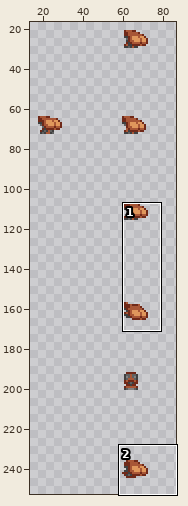
One commit to this sprite sheet: items/armors/other/explorer/chestf.png. The first picture is a wide view before the edit; the outline marks the close-up.
Close-up. Before the commit:
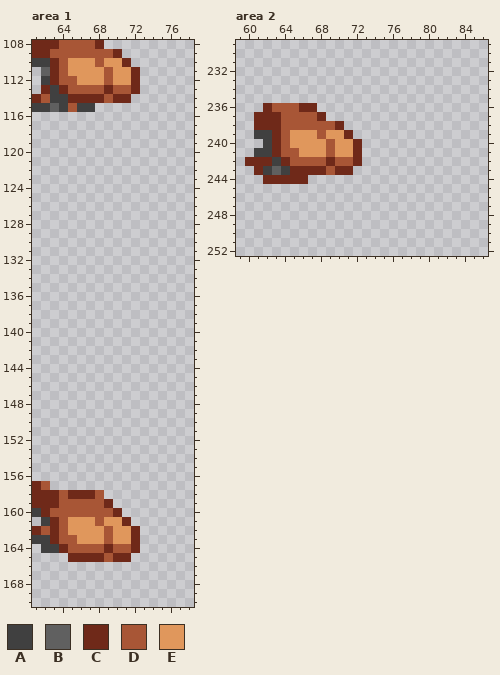
The file is 387x301 pixels. Shown: area 1: x 61..78, y 108..170; area 2: x 59..86, y 229..252. The wide view leaves out empty margins. The commit also changed other parts of the picture, which this record leaves out.
Palette (. is transparent): A #404040  B #606060  C #6f2919  D #a85636  E #e0975c
Pixels before, area 1, first column x 61:
108 CCCDDDDC....
109 CCDDDDDDDC..
110 AACDEEEDEEC.
111 .BCDEEEEDEEC
112 .ACDDEEEDEEC
113 .CACDDDDCDDC
114 CDAACCCCDCC.
115 AABADAA.....
116 ............
117 ............
118 ............
119 ............
120 ............
121 ............
122 ............
123 ............
124 ............
125 ............
126 ............
127 ............
128 ............
129 ............
130 ............
131 ............
132 ............
133 ............
134 ............
135 ............
136 ............
137 ............
138 ............
139 ............
140 ............
141 ............
142 ............
143 ............
144 ............
145 ............
146 ............
147 ............
148 ............
149 ............
150 ............
151 ............
152 ............
153 ............
154 ............
155 ............
156 ............
157 CD..........
158 CCCDCCCD....
159 CCCDDDDDC...
160 ACDDDDDDDC..
161 .ACDEEEDEEC.
162 CDCDEEEEDEEC
163 AACDDEEEDEEC
164 .AACDDDDCDDC
165 ....CCCCDCC.
Pixels before, area 2, first column x 60:
236 ..CDDDCC.....
237 .CCCDDDDC....
238 .CCCDDDDDDC..
239 .AACDEEEDEEC.
240 ..ACDEEEEDEEC
241 .AACDDEEEDEEC
242 CCCACDDDDCDDC
243 .CABACCCCDCC.
244 ..CCCCC......
The same view after the edit:
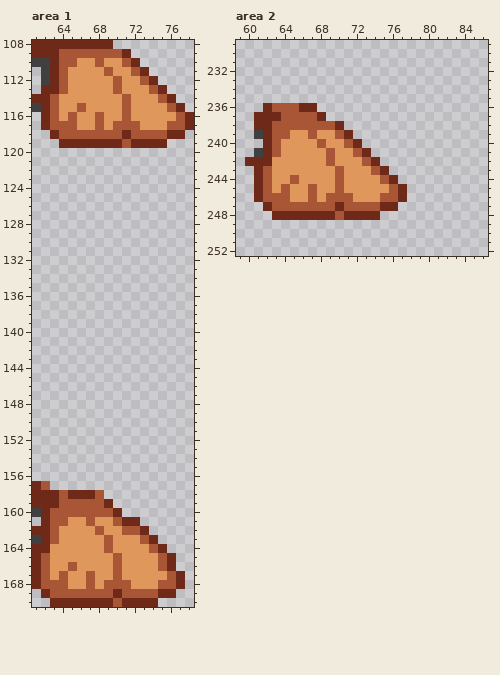
Change:
Changed rows in their new state; - is an unchanged pixel.
Area 1:
first column x 62:
108 --CCCC-C---------
109 -C------DC-------
110 ---D-----DC------
111 A---------DC-----
112 ---E---ED-EDC----
113 -CDEEEEE-EEEDC---
114 CDEEEEEEEDEEEDC--
115 CDEEDEEEEDEEEEDC-
116 CDEDEEDEEDEEEEEDC
117 CDDDEEDEDDDEEEDDC
118 -CDDDDDDDCDDDDCC-
119 --CCCCCCCDCCCC---
first column x 61:
161 -CD---DE-D-C-----
162 -CDE---DE-DDC----
163 -CDEE------EDC---
164 CCEEEEEEDEEEEDC--
165 CDEEEEEEEDEEEEDC-
166 CDEEDEEEEDEEEEDC-
167 CDEDEEDEEDEEEEEDC
168 CDDDEEDEDDDEEEDDC
169 -CDDDDDDDCDDDDCC-
170 --CCCCCCCDCCCC---
Area 2:
first column x 61:
238 --D--------------
239 -CD---DE-D-------
240 -CDE---DE-D------
241 -CDEE------DC----
242 --EEEEEEDEEEDC---
243 -DEEEEEEEDEEEDC--
244 CDEEDEEEEDEEEEDC-
245 CDEDEEDEEDEEEEEDC
246 CDDDEEDEDDDEEEDDC
247 -CDDDDDDDCDDDDCC-
248 --CCCCCCCDCCCC---
